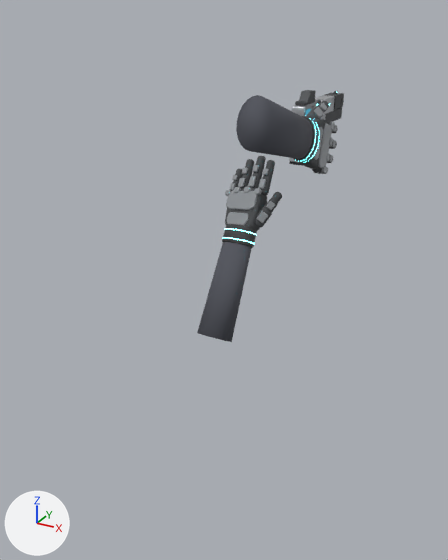
A saved change to the Blender file blender/xm9.blend.
Before and after are seen from a 50 mm camera at (0.476, -1.198, 0.241) aimed at (-0.061, -0.223, -0.247). Every picture has the same lights, and +X, +Y and +Z are marked at lower left. The first picture is the older version.

In view in the first picture: 'GloveMesh.L', 'GloveMesh.R' and 6 more.
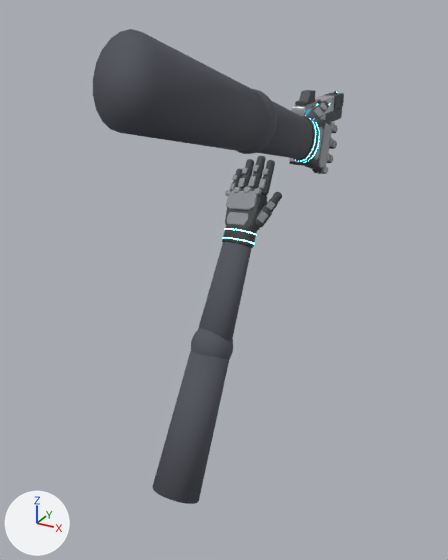
What differs and where, as boxes [x1, y1, x2, y2] in the pictures (448 x 560 px; the box of a moved part takes in the faces that stretch with it):
'GloveMesh.R', reshaped (139% wider, 82% taller)
    before: [236, 95, 338, 174]
    after: [93, 29, 338, 174]
'GloveMesh.L', reshaped (52% wider, 87% taller)
    before: [197, 156, 282, 342]
    after: [152, 156, 282, 504]
part 1 of me_glovemesh_r_001, added
    after: [237, 89, 277, 154]
part 2 of me_glovemesh_r_001, added
    after: [93, 29, 266, 151]
part 3 of me_glovemesh_r_001, moved or reshaped
    before: [236, 95, 313, 159]
    after: [257, 101, 313, 159]
part 4 of me_glovemesh_l_001, added
    after: [191, 329, 233, 359]
part 5 of me_glovemesh_l_001, added
    after: [152, 351, 229, 504]
part 6 of me_glovemesh_l_001, moved or reshaped
    before: [197, 242, 252, 342]
    after: [198, 242, 252, 341]

What changed in the scene script:
```text
Change me_glovemesh_r_001:
    used by ob_glovemesh_r; location = (0.035, -0.061, 0.005); rotation_euler = (-1.571, 1.291, -1.571), in degrees (-90, 74, -90)
    verts and faces of me_glovemesh_r_001; kept vertices keep their numbers, new ones are numbered from 3426
    remove me_glovemesh_r_001.from_pydata(...)  # 3426 vertices, 3349 faces; spans x -0.088..0.057, y -0.24..0.167, z -0.034..0.03
    add me_glovemesh_r_001.from_pydata(...)  # 3688 vertices, 3611 faces; spans x -0.088..0.057, y -0.58..0.167, z -0.049..0.045
    me_glovemesh_r_001 part 1: a new loose piece, a UV sphere (20 segments, 12 rings, poles along z) spanning x -0.05..0.05, y -0.31..-0.21, z -0.044..0.04, in mat_armsuit (dark grey #52555d)
    me_glovemesh_r_001 part 2: a new loose piece, a 20-sided cut cone along y (radius 0.056 by 0.047 at the low end, 0.047 by 0.038 at the high end) spanning x -0.056..0.056, y -0.58..-0.27, z -0.049..0.045, in mat_armsuit (dark grey #52555d)
    me_glovemesh_r_001 part 3
    add for i in [3410, 3411, 3412]: verts[i] += (0.0, -0.05, 0.002)
    add for i in [3420, 3421, 3422]: verts[i] += (0.0, -0.05, -0.002)
    add verts[3406] = (0.046, -0.29, -0.002)  # moved, pixel (236, 149)
    add verts[3407] = (0.044, -0.29, 0.009)  # moved
    add verts[3408] = (0.037, -0.29, 0.018)  # moved, pixel (249, 145)
    add verts[3409] = (0.027, -0.29, 0.026)  # moved
    add verts[3413] = (-0.027, -0.29, 0.026)  # moved
    add verts[3414] = (-0.037, -0.29, 0.018)  # moved
    add verts[3415] = (-0.044, -0.29, 0.009)  # moved, pixel (250, 89)
    add verts[3416] = (-0.046, -0.29, -0.002)  # moved
    add verts[3417] = (-0.044, -0.29, -0.013)  # moved
    add verts[3418] = (-0.037, -0.29, -0.022)  # moved
    add verts[3419] = (-0.027, -0.29, -0.03)  # moved
    add verts[3423] = (0.027, -0.29, -0.03)  # moved
    add verts[3424] = (0.037, -0.29, -0.022)  # moved
    add verts[3425] = (0.044, -0.29, -0.013)  # moved
Change me_glovemesh_l_001:
    used by ob_glovemesh_l; location = (-0.11, -0.06, -0.2); rotation_euler = (1.074, -0.172, -0.305), in degrees (62, -10, -17)
    verts and faces of me_glovemesh_l_001; kept vertices keep their numbers, new ones are numbered from 3426
    remove me_glovemesh_l_001.from_pydata(...)  # 3426 vertices, 3349 faces; spans x -0.057..0.088, y -0.24..0.167, z -0.034..0.03
    add me_glovemesh_l_001.from_pydata(...)  # 3688 vertices, 3611 faces; spans x -0.057..0.088, y -0.58..0.167, z -0.049..0.045
    me_glovemesh_l_001 part 4: a new loose piece, a UV sphere (20 segments, 12 rings, poles along z) spanning x -0.05..0.05, y -0.31..-0.21, z -0.044..0.04, in mat_armsuit (dark grey #52555d)
    me_glovemesh_l_001 part 5: a new loose piece, a 20-sided cut cone along y (radius 0.056 by 0.047 at the low end, 0.047 by 0.038 at the high end) spanning x -0.056..0.056, y -0.58..-0.27, z -0.049..0.045, in mat_armsuit (dark grey #52555d)
    me_glovemesh_l_001 part 6
    add for i in [3410, 3411, 3412]: verts[i] += (0.0, -0.05, 0.002)
    add for i in [3420, 3421, 3422]: verts[i] += (0.0, -0.05, -0.002)
    add verts[3406] = (0.046, -0.29, -0.002)  # moved, pixel (223, 364)
    add verts[3407] = (0.044, -0.29, 0.009)  # moved, pixel (218, 364)
    add verts[3408] = (0.037, -0.29, 0.018)  # moved, pixel (213, 362)
    add verts[3409] = (0.027, -0.29, 0.026)  # moved, pixel (207, 361)
    add verts[3413] = (-0.027, -0.29, 0.026)  # moved
    add verts[3414] = (-0.037, -0.29, 0.018)  # moved, pixel (190, 355)
    add verts[3415] = (-0.044, -0.29, 0.009)  # moved
    add verts[3416] = (-0.046, -0.29, -0.002)  # moved
    add verts[3417] = (-0.044, -0.29, -0.013)  # moved
    add verts[3418] = (-0.037, -0.29, -0.022)  # moved
    add verts[3419] = (-0.027, -0.29, -0.03)  # moved
    add verts[3423] = (0.027, -0.29, -0.03)  # moved
    add verts[3424] = (0.037, -0.29, -0.022)  # moved
    add verts[3425] = (0.044, -0.29, -0.013)  # moved, pixel (225, 365)
```
